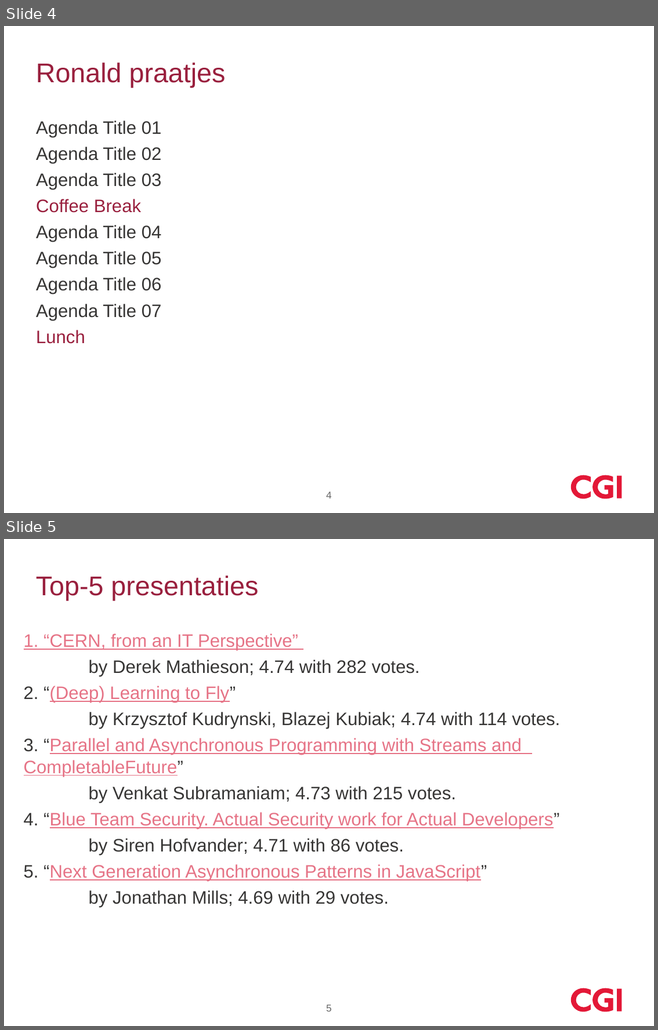
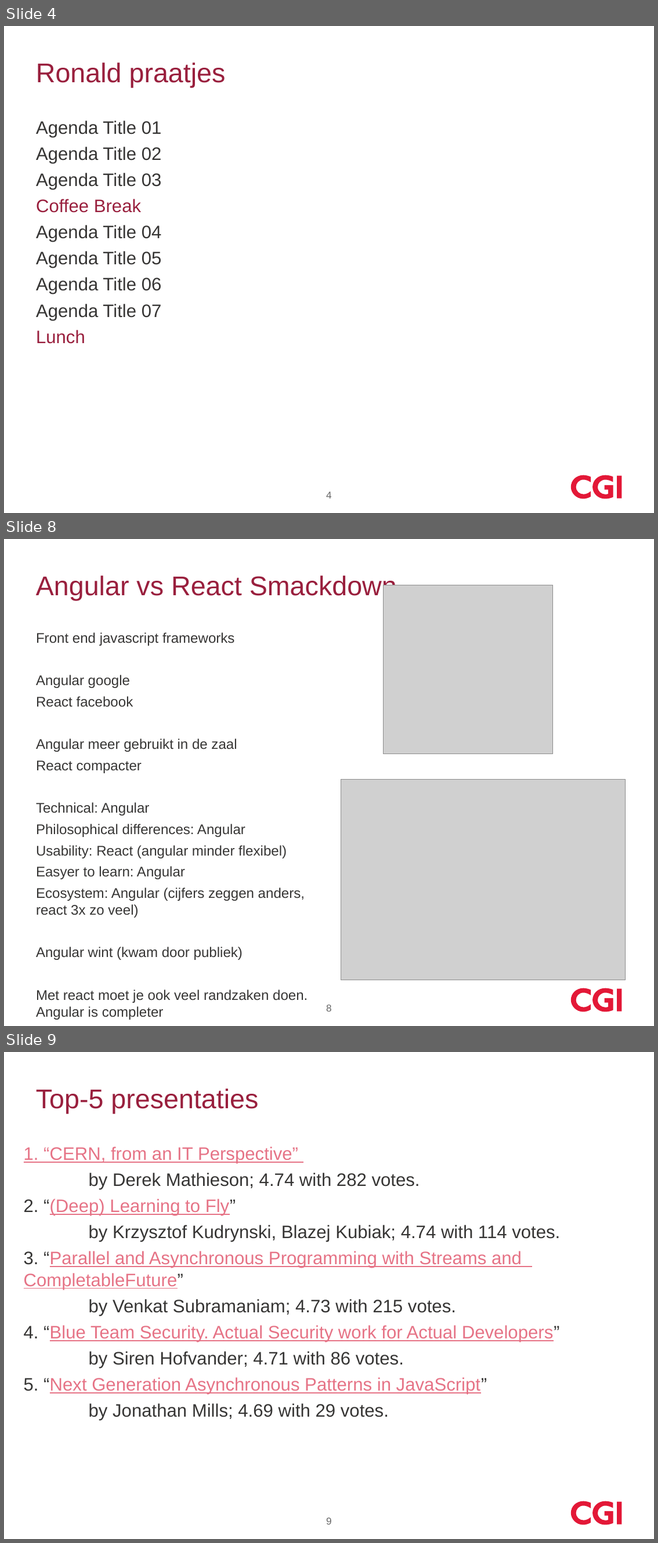
Before and after one commit to koosdrost/GeneralDir, a slide deck: devoxx_2017_cgi.pptx. Shown one above the other, each under a label of ours: slides 4 and 5 before the commit, slides 4, 8 and 9 after it; the slides between them are not shown. The pictures are 658x1030 and 658x1543 pixels, drawn with LibreOffice and Linux fonts; fonts in the diff are those of the drawing; grey boxes stand for pictures; background and template pictures are left out. Boxes give left, top, right and bottom in pixels: in the first picture for what was removed or moved away, otherwise in the second. Text is boxed around its words. In the diff, an @@ line names an element or a change of style, - is before the commit and + after.

```diff
--- a/devoxx_2017_cgi.pptx
+++ b/devoxx_2017_cgi.pptx
@@ slide 8 added at [4,539,654,1026], background #FFFFFF; not listed: 3 template elements that a slide beside it also shows @@
@@ title added at [36,576,397,601], 30 pt, text #991F3D @@
+Angular vs React Smackdown
@@ picture added at [383,585,552,754] @@
@@ text added at [36,632,307,1020], 15.5 pt, text #363534 @@
+Front end javascript frameworks
+Angular google
+React facebook
+Angular meer gebruikt in de zaal
+React compacter
+Technical: Angular
+Philosophical differences: Angular
+Usability: React (angular minder flexibel)
+Easyer to learn: Angular
+Ecosystem: Angular (cijfers zeggen anders, react 3x zo veel)
+Angular wint (kwam door publiek)
+Met react moet je ook veel randzaken doen. Angular is completer
@@ picture added at [340,779,625,980] @@
@@ page number added at [326,1005,332,1012], 11 pt, text #666666 @@
+8
@@ what was slide 5 is now slide 9 @@
@@ page number at [326,1518,332,1525]: text changed @@
-5
+9
```
Also in this commit, not shown: 3 other slides added.
